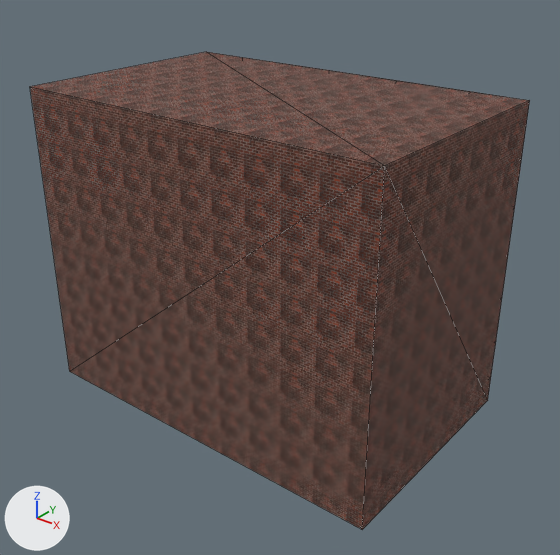
Before and after pictures for a commit that changed the OBJ model resources/blender/zombie_street/Street_BlockR0.obj.
Rendered twice from a camera (50 mm lens) standing at (14.99, -22.29, 15.25) and looking at (0.57, -4.27, 4.07). Every picture has the same lights, and +X, +Y and +Z are marked at lower left. The older version comes first. Mesh edges are drawn as thin lines. Where no turn or scale is listed for an object, it has been applied to the vertices.

Objects in the first picture: 'Street_BlockR0'.
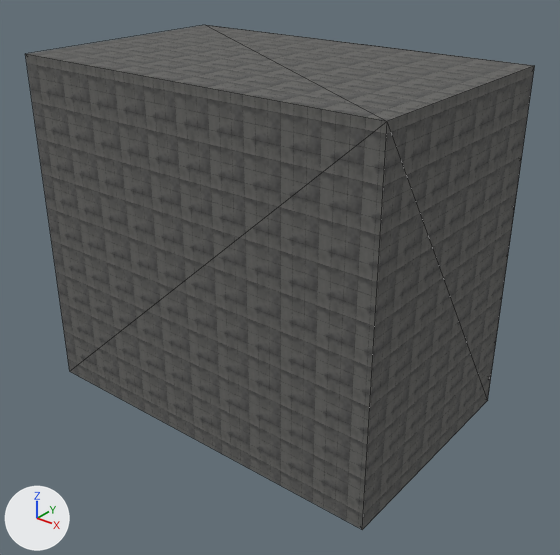
The change, as a list of edits to the scene's bpy script:
```text
Add img_concretewall_png:
    img_concretewall_png = load_image('ConcreteWall.png', 'ConcreteWall.png', 1024, 1024, 'sRGB')
Add mat_wallconcrete:
    mat_wallconcrete = principled_material('WallConcrete')
    mat_wallconcrete.texture = img_concretewall_png
    mat_wallconcrete.roughness = 0.92
Change me_street_blockr0:
    used by ob_street_blockr0; location = (0.0, 0.0, 0.0)
    remove me_street_blockr0.from_pydata(...)  # 202 vertices, 316 faces; spans x -6.5..6.5, y -8.0..0.0, z -0.55..10.0
    remove me_street_blockr0.materials.append(mat_wallbrick)  # picture img_brickwall_png
    add me_street_blockr0.from_pydata(...)  # 202 vertices, 316 faces; spans x -6.5..6.5, y -8.0..0.0, z -0.55..11.0
    me_street_blockr0 part 1: all 16 vertices in x -6.5..6.5, y -8.0..0.0, z 10.0 are moved by (0.0, 0.0, 1.0)
    add me_street_blockr0.materials.append(mat_wallconcrete)  # picture img_concretewall_png
```

What differs and where, as boxes [x1, y1, x2, y2] in the pictures (560 x 555 px):
'Street_BlockR0', recoloured, reshaped: before [30, 52, 530, 530]; after [25, 25, 535, 530]
